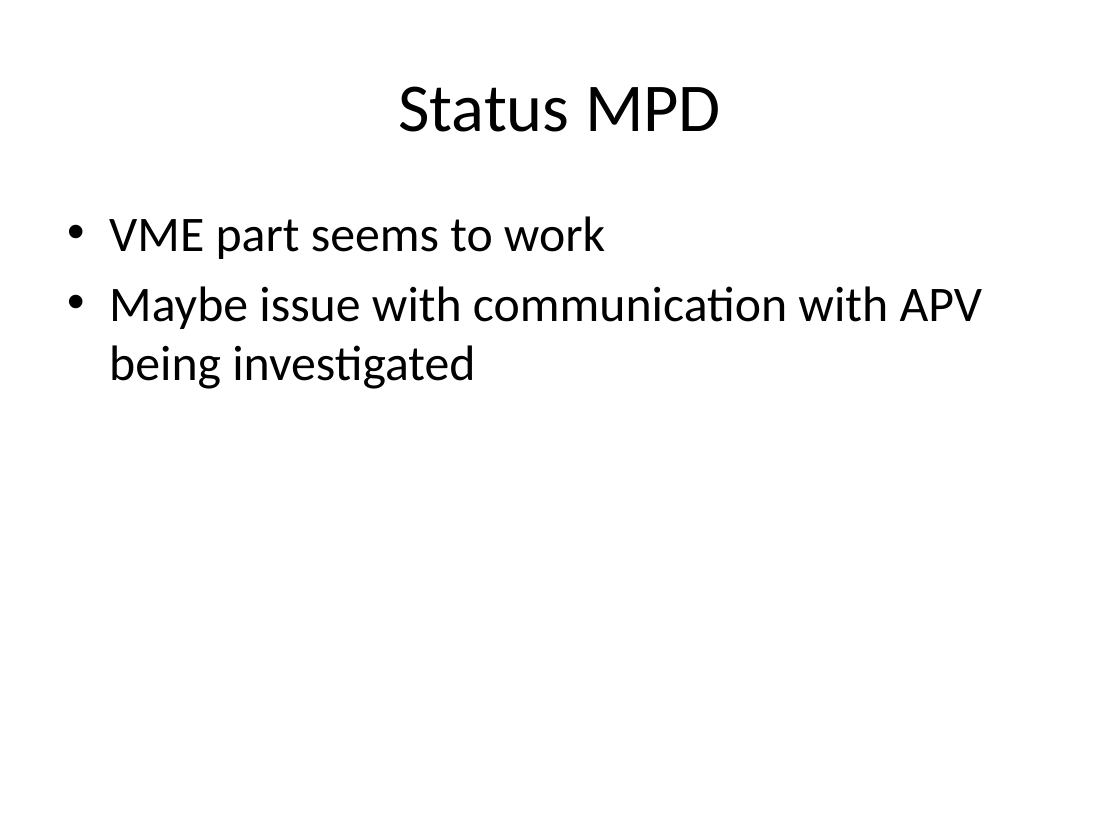
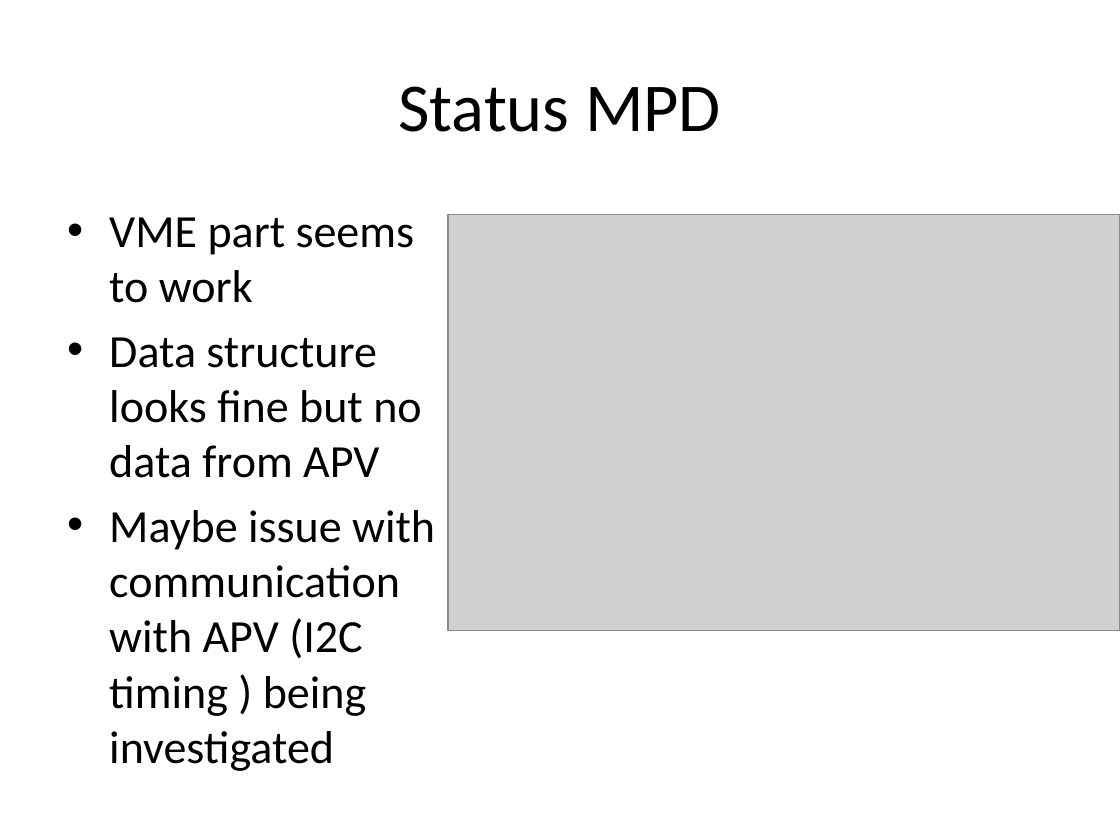
Before and after one commit to bmoffit/sbsdaq, a slide deck: slide 16 of 2015_DOE_Review/SuperBigBite DAQ update-Oct-20-2015.pptx. Drawn at 1120x840 pixels with LibreOffice and Linux fonts; fonts in the diff are those of the drawing; grey boxes stand for pictures. Boxes give left, top, right and bottom in pixels: in the first picture for what was removed or moved away, otherwise in the second. Text is boxed around its words. In the diff, an @@ line names an element or a change of style, - is before the commit and + after.

```diff
--- a/2015_DOE_Review/SuperBigBite DAQ update-Oct-20-2015.pptx
+++ b/2015_DOE_Review/SuperBigBite DAQ update-Oct-20-2015.pptx
@@ text at <box>109,217,415,303</box>: size 32 to 29.6 pt in "VME part seems to work" @@
@@ picture added at <box>448,215,1120,631</box> @@
@@ text at <box>109,337,435,771</box>: text changed; size 32 to 29.6 pt @@
-• Maybe issue with communication with APV being investigated
+• Data structure looks fine but no data from APV
+• Maybe issue with communication with APV (I2C timing ) being investigated
```
Also in this commit, not shown: 5 other slides changed, 2 slides added, 2 slides removed.
